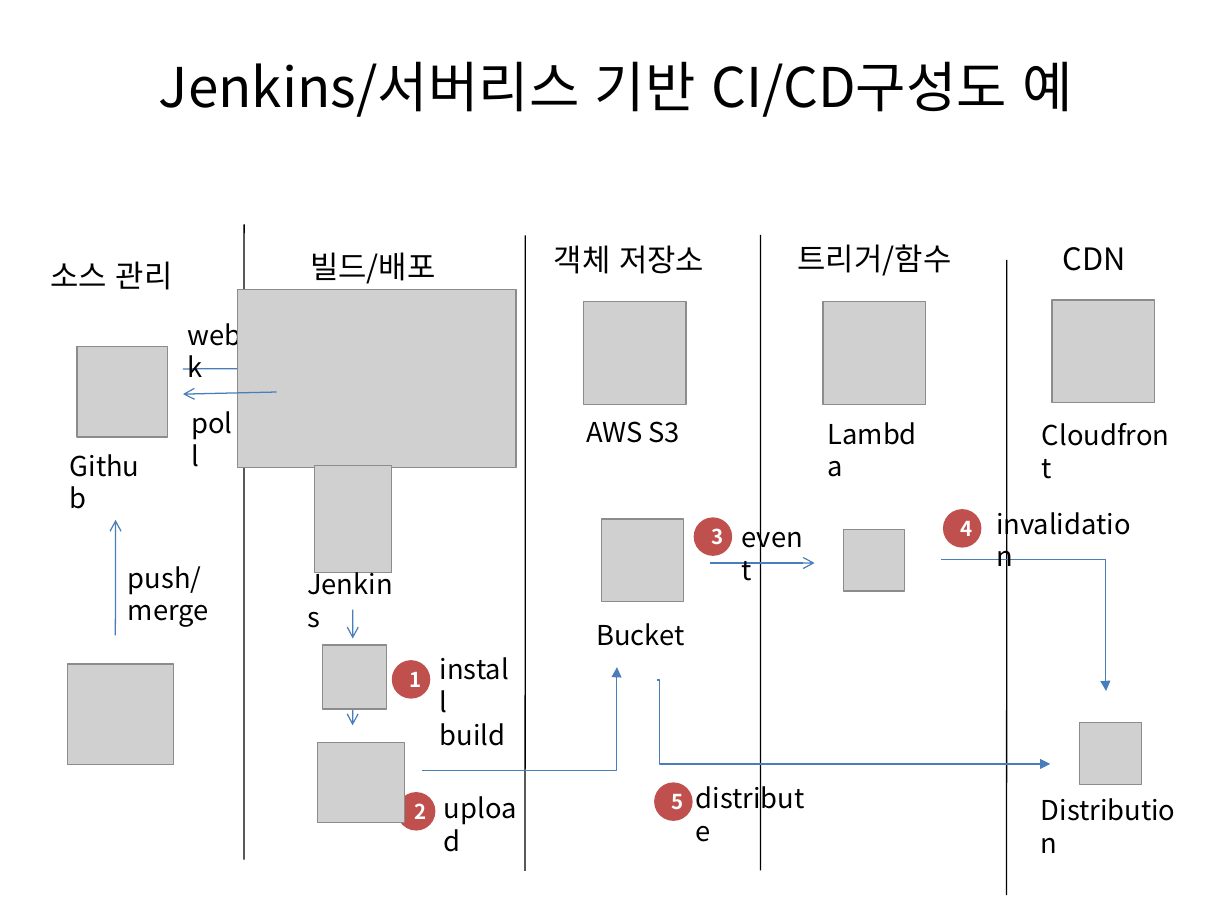
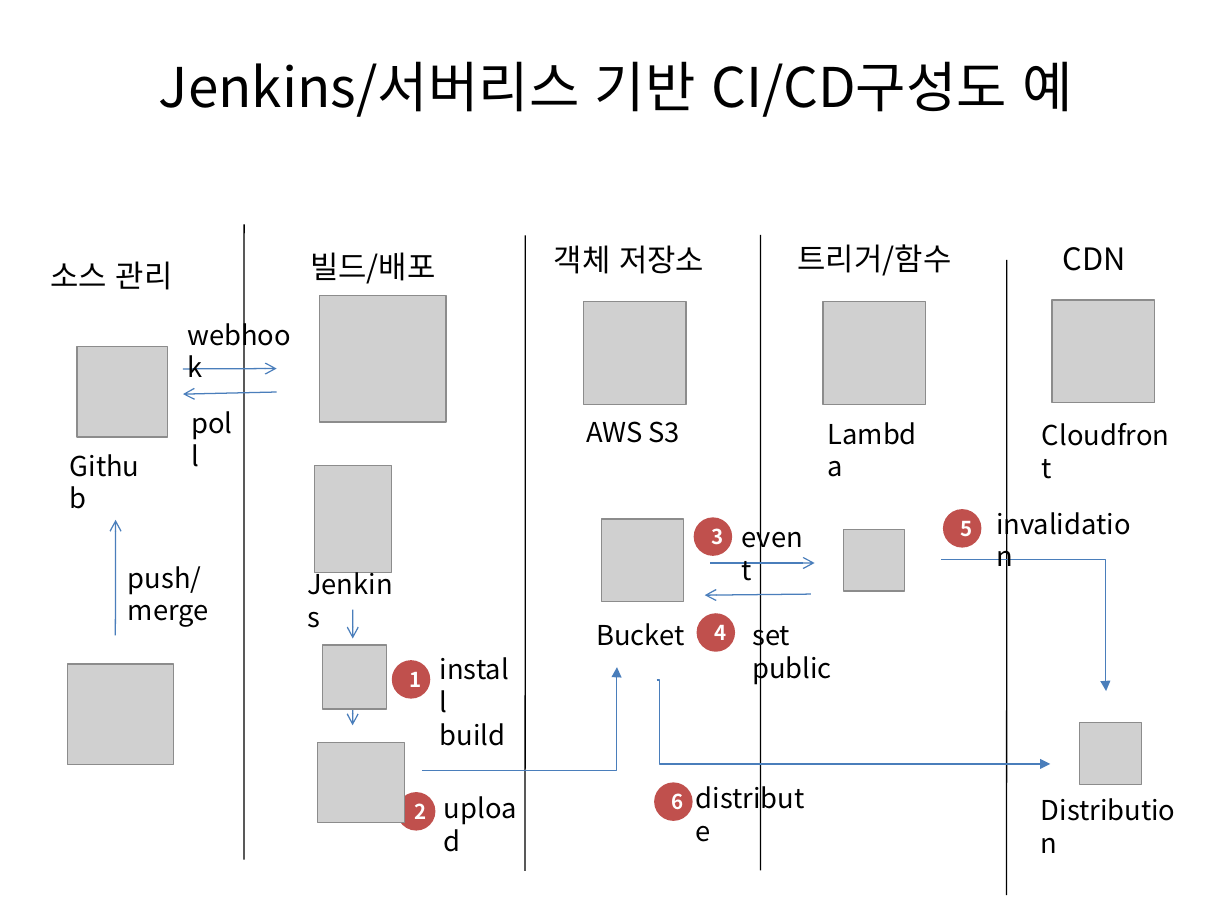
Before and after one commit to kdkcom1234/devops-docs, a slide deck: slide 3 of 2. 팀프로젝트 배포/2.3.CI_CD/젠킨스 CI_CD.pptx. Drawn at 1232x924 pixels with LibreOffice and Linux fonts; fonts in the diff are those of the drawing; grey boxes stand for pictures; background and template pictures are left out. Boxes give left, top, right and bottom in pixels: in the first picture for what was removed or moved away, otherwise in the second. Text is boxed around its words. In the diff, an @@ line names an element or a change of style, - is before the commit and + after.

```diff
--- a/2. 팀프로젝트 배포/2.3.CI_CD/젠킨스 CI_CD.pptx
+++ b/2. 팀프로젝트 배포/2.3.CI_CD/젠킨스 CI_CD.pptx
@@ picture removed at (238, 290, 516, 468) @@
@@ picture added at (319, 296, 446, 423) @@
@@ text in ellipse at (961, 521, 973, 537): text changed @@
-4
+5
@@ arrow added from (811, 594) to (705, 595), #4B7EBC 0.75 pt @@
@@ ellipse added at (696, 614, 734, 652), fill #C0504D, 12 pt, text #FFFFFF, bold @@
+4
@@ text added at (752, 618, 832, 686), 16 pt, text #000000 @@
+set public
@@ text in ellipse at (672, 793, 684, 810): text changed @@
-5
+6
```
Also in this commit, not shown: 1 other slide changed.
